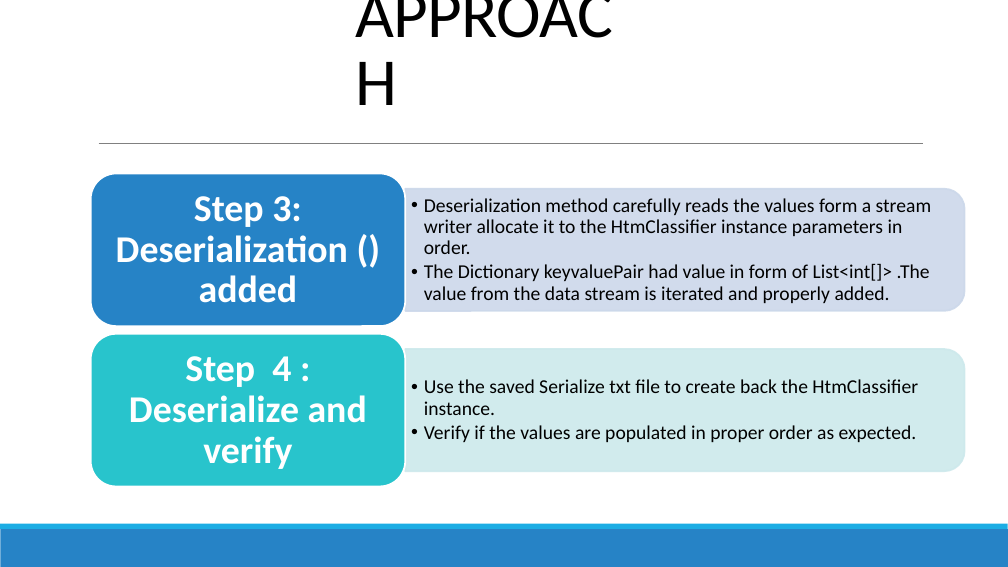
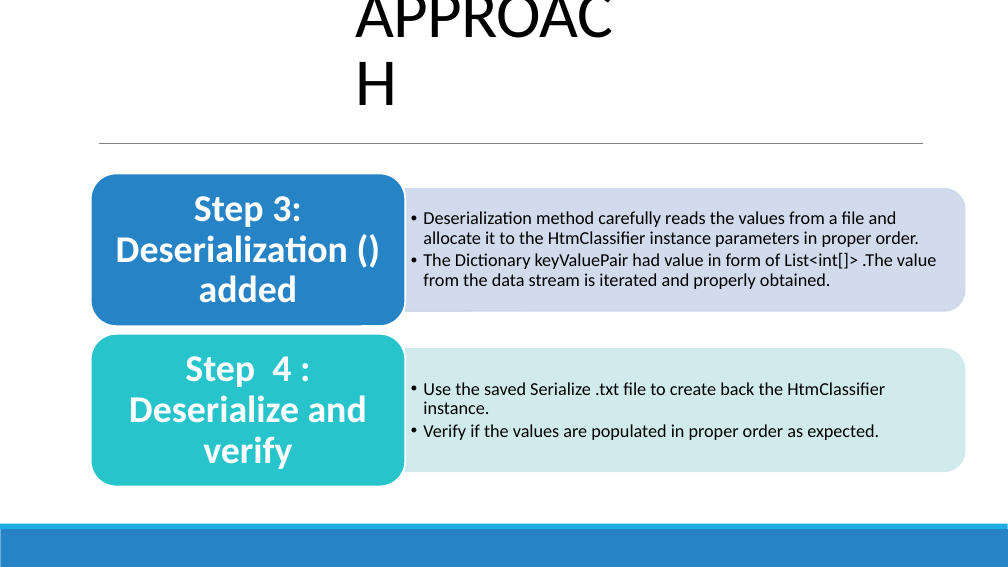
Before and after one commit to antonyaneeta/neocortexapi, a slide deck: slide 9 of Documentation/Presentation-HTMClassifier Serialization.pptx (slide 7 before the commit). Drawn at 1008x567 pixels with LibreOffice and Linux fonts; fonts in the diff are those of the drawing. Boxes give left, top, right and bottom in pixels: in the first picture for what was removed or moved away, otherwise in the second. Text is boxed around its words. In the diff, an @@ line names an element or a change of style, - is before the commit and + after.

```diff
--- a/Documentation/Presentation-HTMClassifier Serialization.pptx
+++ b/Documentation/Presentation-HTMClassifier Serialization.pptx
@@ text at [423, 211, 936, 289]: text changed; size 14 to 13 pt @@
-  • Deserialization method carefully reads the values form a stream writer allocate it to the HtmClassifier instance parameters in order.
-  • The Dictionary keyvaluePair had value in form of List<int[]> .The value from the data stream is iterated and properly added.
+  • Deserialization method carefully reads the values from a file and allocate it to the HtmClassifier instance parameters in proper order.
+  • The Dictionary keyValuePair had value in form of List<int[]> .The value from the data stream is iterated and properly obtained.
@@ text at [423, 382, 885, 414]: text changed; size 14 to 13 pt @@
-  • Use the saved Serialize txt file to create back the HtmClassifier instance.
+  • Use the saved Serialize .txt file to create back the HtmClassifier instance.
@@ text at [423, 424, 879, 440]: size 14 to 13 pt in "Verify if the values are populated in ..." @@
```
Also in this commit, not shown: 5 other slides changed, 4 slides added, 2 slides removed.
